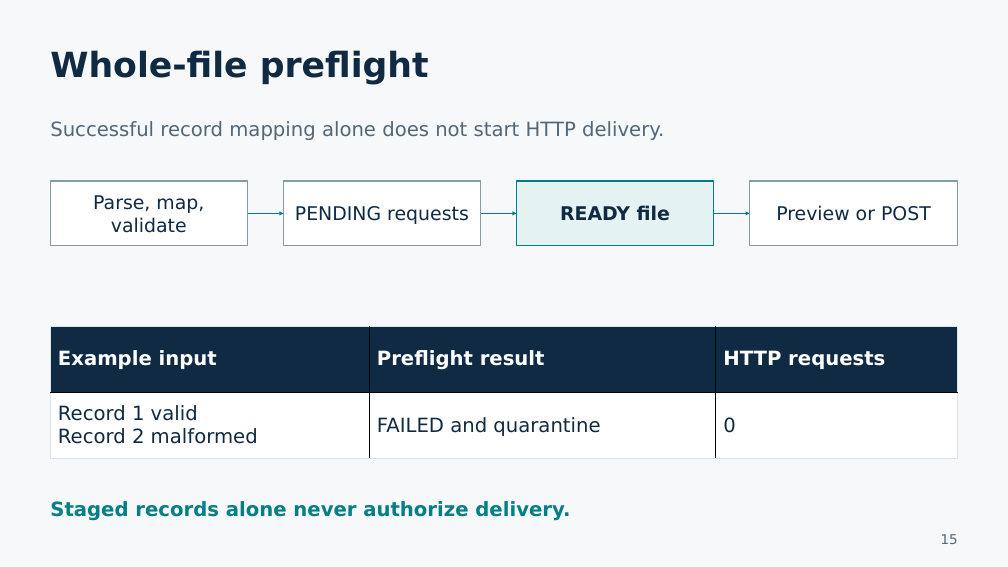
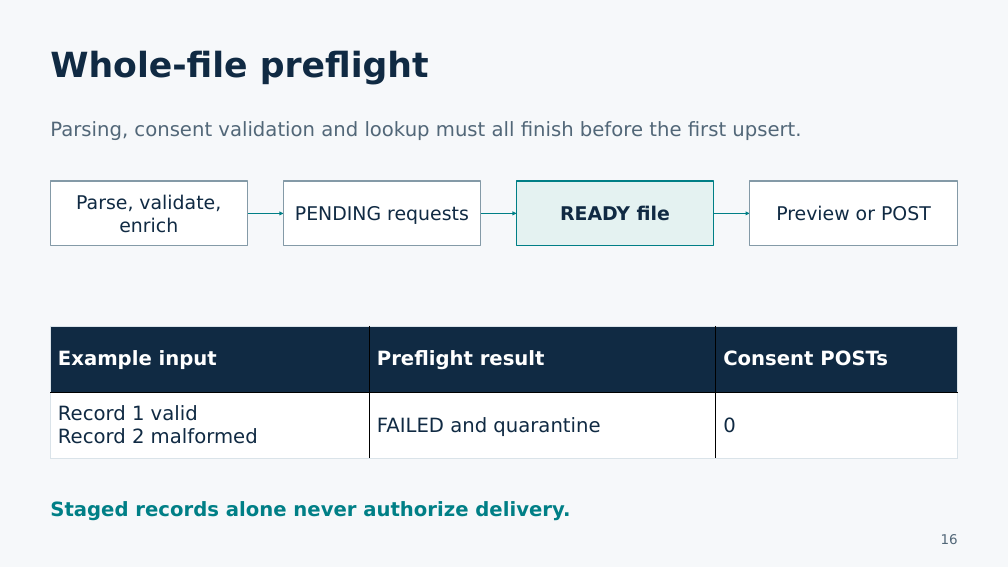
Before and after one commit to jenbrick/fileadapter, a slide deck: slide 16 of docs/presentations/File_Adapter_POC_Developer_Walkthrough.pptx (slide 15 before the commit). Drawn at 1008x567 pixels with LibreOffice and Linux fonts; fonts in the diff are those of the drawing. Boxes give left, top, right and bottom in pixels: in the first picture for what was removed or moved away, otherwise in the second. Text is boxed around its words. In the diff, an @@ line names an element or a change of style, - is before the commit and + after.

Commit message:
Add CMS consent enrichment and target-specific upserts
Support zero, one or two independently tracked consent requests per member row. Resolve owner, manager and existing consent GUIDs through an integration port, freeze member plans for recovery, and label previews with request origins.

Include nine synthetic input layouts, expected provider and payer bodies, a local HTTP mock, updated architecture and field documentation, and the 31-slide developer walkthrough.

Validation: 99 tests pass; packaged previews verified for all nine layouts; packaged HTTP enrichment and partial-success resume verified against the local mock.

```diff
--- a/docs/presentations/File_Adapter_POC_Developer_Walkthrough.pptx
+++ b/docs/presentations/File_Adapter_POC_Developer_Walkthrough.pptx
@@ text at (50, 121, 801, 140): text changed @@
-Successful record mapping alone does not start HTTP delivery.
+Parsing, consent validation and lookup must all finish before the first upsert.
@@ text in rectangle at (76, 194, 221, 233): text changed @@
-Parse, map, validate
+Parse, validate, enrich
@@ table at (51, 326, 958, 458) @@
-row 1, column 3: HTTP requests
+row 1, column 3: Consent POSTs
@@ text at (941, 534, 958, 544): text changed @@
-15
+16
```
Also in this commit, not shown: 11 other slides changed, 19 slides added, 14 slides removed, 40 other files.
